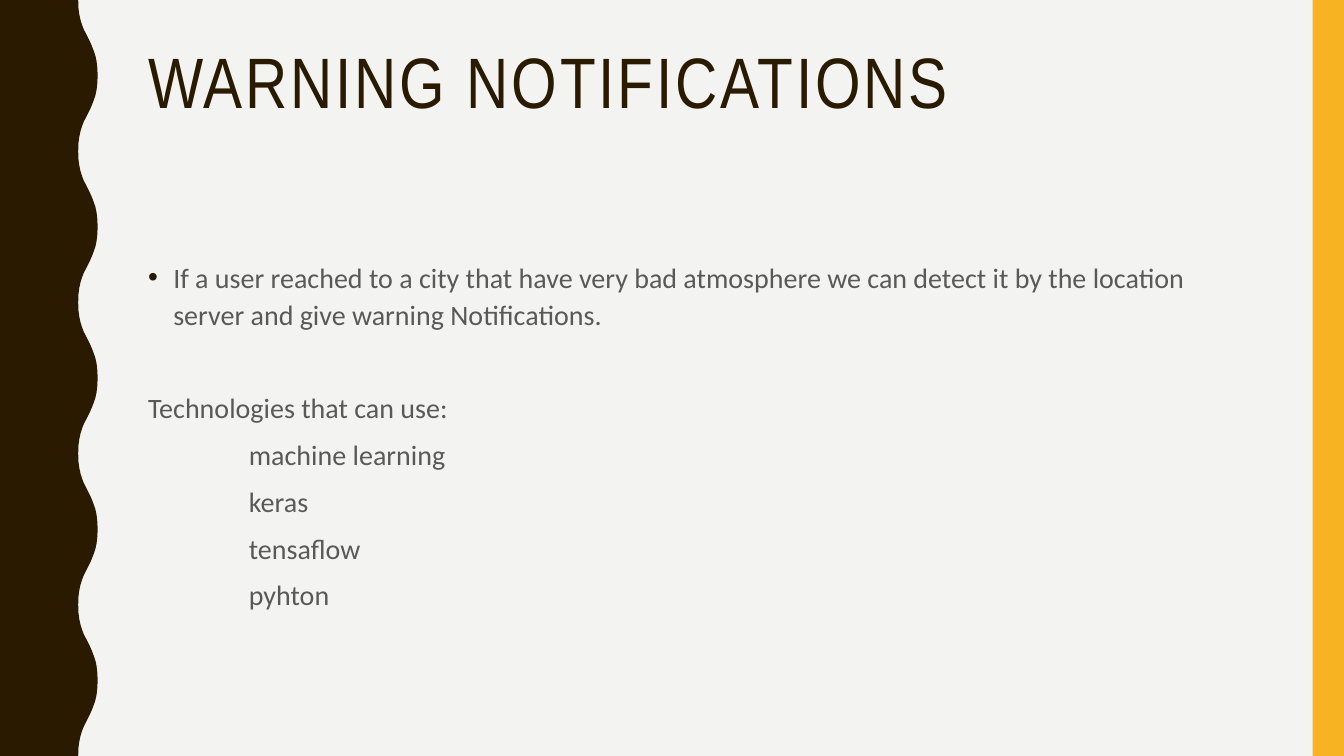
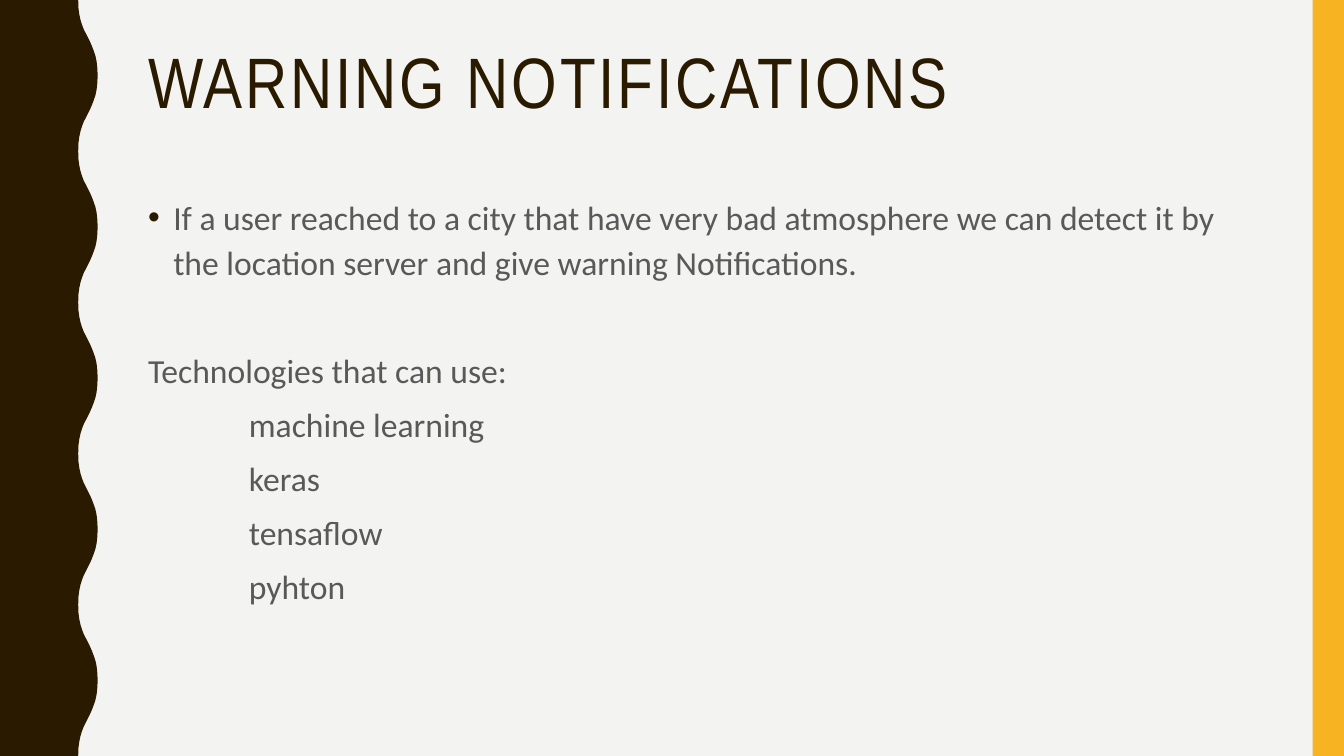
Before and after one commit to MichelleFdo/pre-hacktober-fest, a slide deck: slide 4 of shoot i smoke.pptx (slide 3 before the commit). Drawn at 1344x756 pixels with LibreOffice and Linux fonts; fonts in the diff are those of the drawing. Boxes give left, top, right and bottom in pixels: in the first picture for what was removed or moved away, otherwise in the second. Text is boxed around its words. In the diff, an @@ line names an element or a change of style, - is before the commit and + after.

```diff
--- a/shoot i smoke.pptx
+++ b/shoot i smoke.pptx
@@ text "If a user reached to ..." moved from (x1=148, y1=268, x2=1184, y2=610) to (x1=148, y1=206, x2=1214, y2=605) @@
@@ text "If a user reached to ..." at (x1=148, y1=206, x2=1214, y2=605): size 20 to 24 pt @@
```
Also in this commit, not shown: 3 other slides changed.
